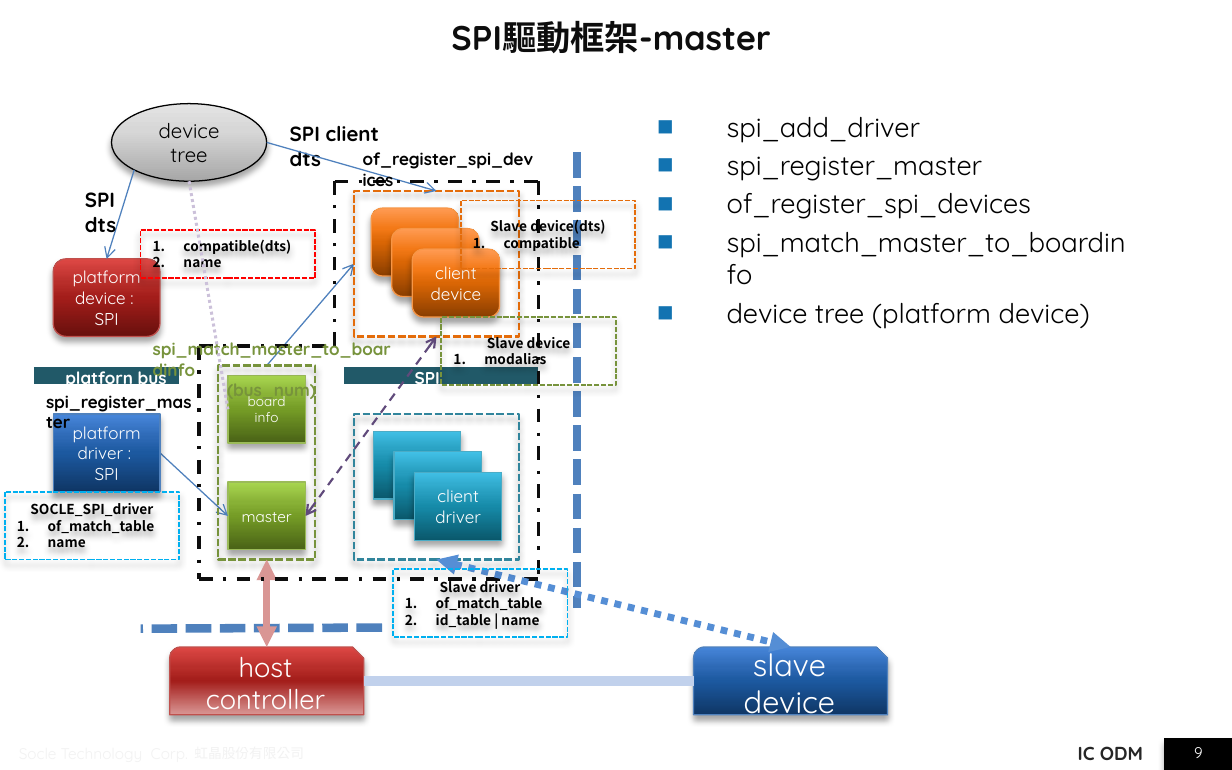
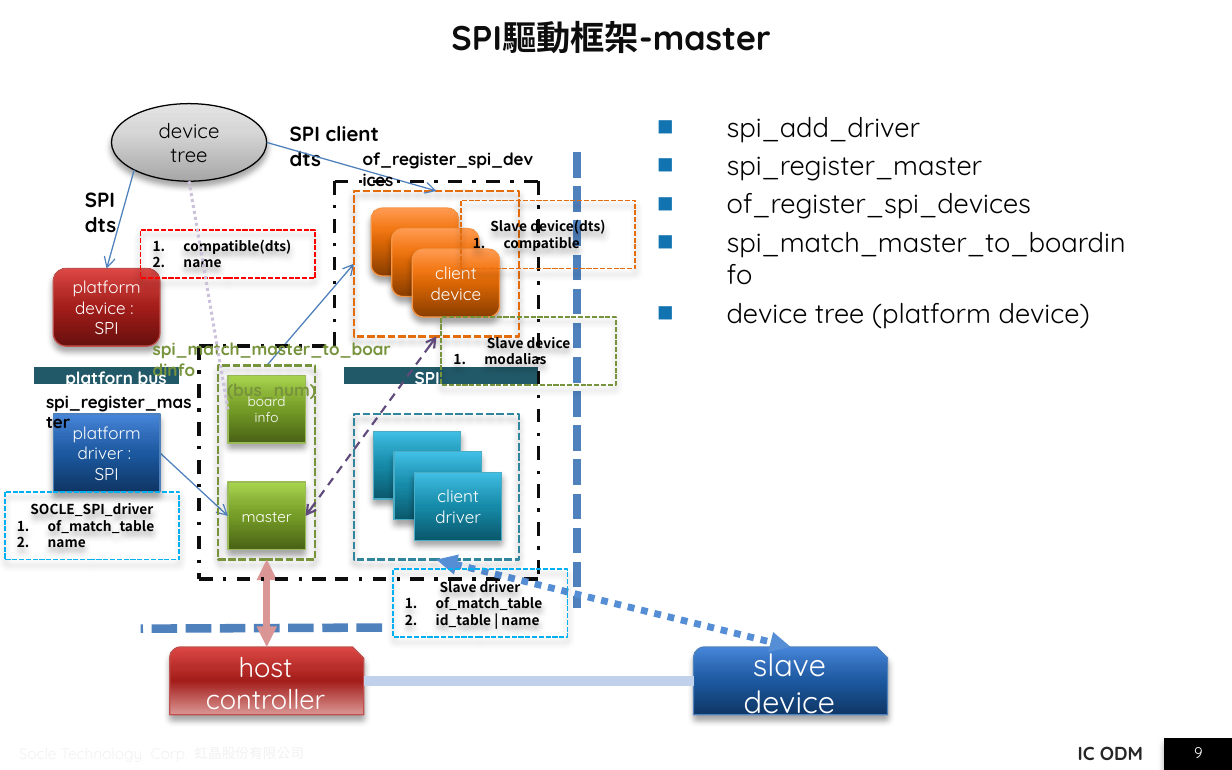
Before and after one commit to JomaskTsai/ppt_linux, a slide deck: slide 9 of spi_report_ben.pptx. Drawn at 1232x770 pixels with LibreOffice and Linux fonts; fonts in the diff are those of the drawing; background and template pictures are left out. Boxes give left, top, right and bottom in pixels: in the first picture for what was removed or moved away, otherwise in the second. Text is boxed around its words. In the diff, an @@ line names an element or a change of style, - is before the commit and + after.

```diff
--- a/spi_report_ben.pptx
+++ b/spi_report_ben.pptx
@@ arrow moved from (134, 170) - (107, 259) to (134, 170) - (107, 269) @@
@@ rounded rectangle "platform device : SPI": place and size @@
-rounded rectangle "platform device : SPI" at <box>53,259,160,336</box>
+rounded rectangle "platform device : SPI" at <box>53,269,160,346</box>
```
Also in this commit, not shown: 1 other slide changed.
